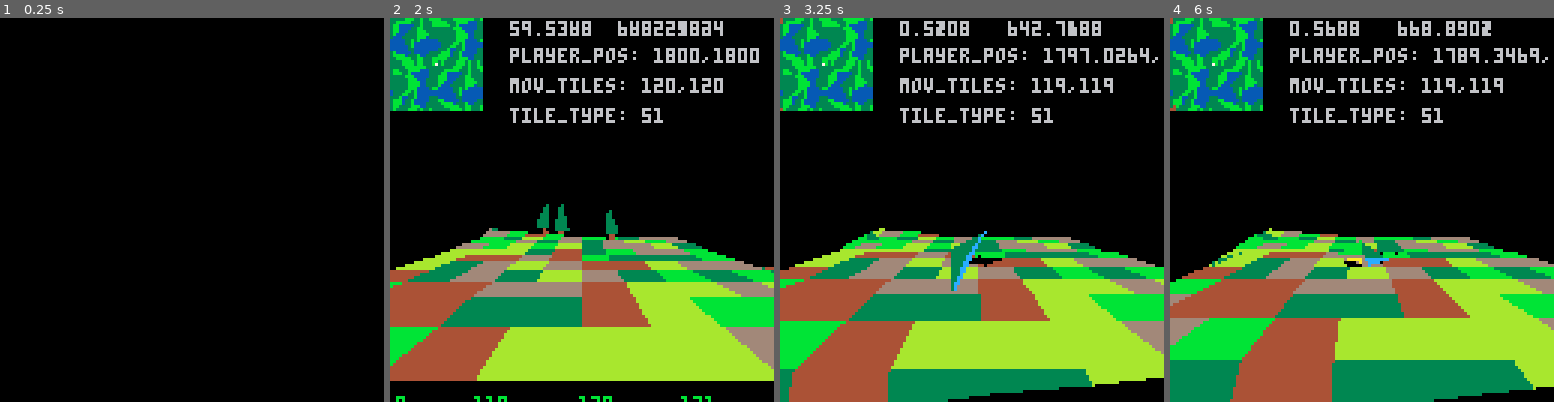
Above: before the commit, frames 1-4 (left to right).
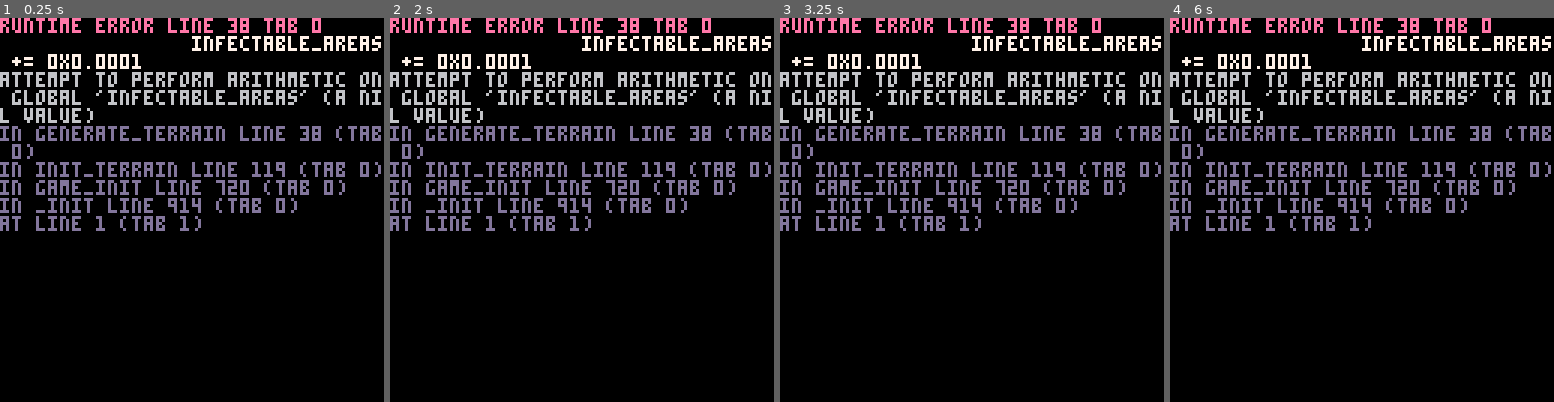
Above: after the commit, the same moments.

Repository: tpnk-dev/prion-pico8
Game: PICO-8 cartridge main.p8
The game is run twice, just before and just after one commit, with the same random seed, the same clock (stepped at 60 frames per second) and the same inputs.
Inputs:
- Up to frame 1 (0.25 s): no input
- Up to frame 2 (2 s): tap X (X key) at 0.33, 1.07, 1.85 s; tap O (Z key) at 0.7, 1.7 s; hold Right from 1.6 s (still down)
- Up to frame 3 (3.25 s): release Right at 2.1 s; tap O (Z key) at 2.1, 2.5, 2.9 s; hold Up 2.15-2.42 s; hold Right 2.47-3.03 s; tap X (X key) at 2.97 s; hold Left from 3.08 s (still down)
- Up to frame 4 (6 s): tap O (Z key) every 0.4 s from 3.3 to 5.7 s; release Left at 3.58 s; hold Down 3.63-3.97 s; hold Right 4.02-4.68 s; tap X (X key) at 4.08, 5.2 s; hold Up 4.73-5.03 s; hold Left 5.08-5.68 s; hold Down from 5.73 s (still down)

The runs differ from the first frame. In frame 1, 13% of the frame differs, in the area x 0-100%, y 0-56%; in frame 2, 55%; in frame 3, 58%; in frame 4, 59%, in the area x 0-100%, y 0-100%.
Error after the commit: runtime error line 38 tab 0; infectable_areas += 0x0.0001; attempt to perform arithmetic on global 'infectable_areas' (a nil value)

Commit message:
Infected areas count

Diff:
--- a/decoders_generator.lua
+++ b/decoders_generator.lua
@@ -1,9 +1,5 @@
 -- terrain/models decoder
 -- 895 tokens
-
-NUM_PASSES = 4
-TERRAIN_MEMLOC_START = 4979
-OBJS_MEMLOC_END = 5881
 
 function generate_terrain()
     for y=0,TERRAIN_NUMVERTS-1 do
@@ -23,8 +19,8 @@
 
             local noise = 0
 
-            u = nx*cos(0.15) - ny*sin(0.15)
-            v = nx*cos(0.25) - ny*sin(0.25)
+            u = nx*cos(0.15) - ny*sin(0.35)
+            v = nx*cos(0.15) - ny*sin(0.15)
 
             noise =   abs(sin(nx/4 + sin(nz/15)))  * 55
             noise +=   abs(sin(nw/4 + sin(nz/15)))  * 45
@@ -35,7 +31,11 @@
             --noise +=  abs(sin(v/4 + sin(w/30))) * 40
 
             noise -= 145
-            if(noise < 0) noise = 0
+            if(noise <= 0)  then
+                noise = 0
+            else
+                infectable_areas += 0x0.0001
+            end
 
             terrainmesh[y][x] =  noise&0x00ff.ffff
         end
